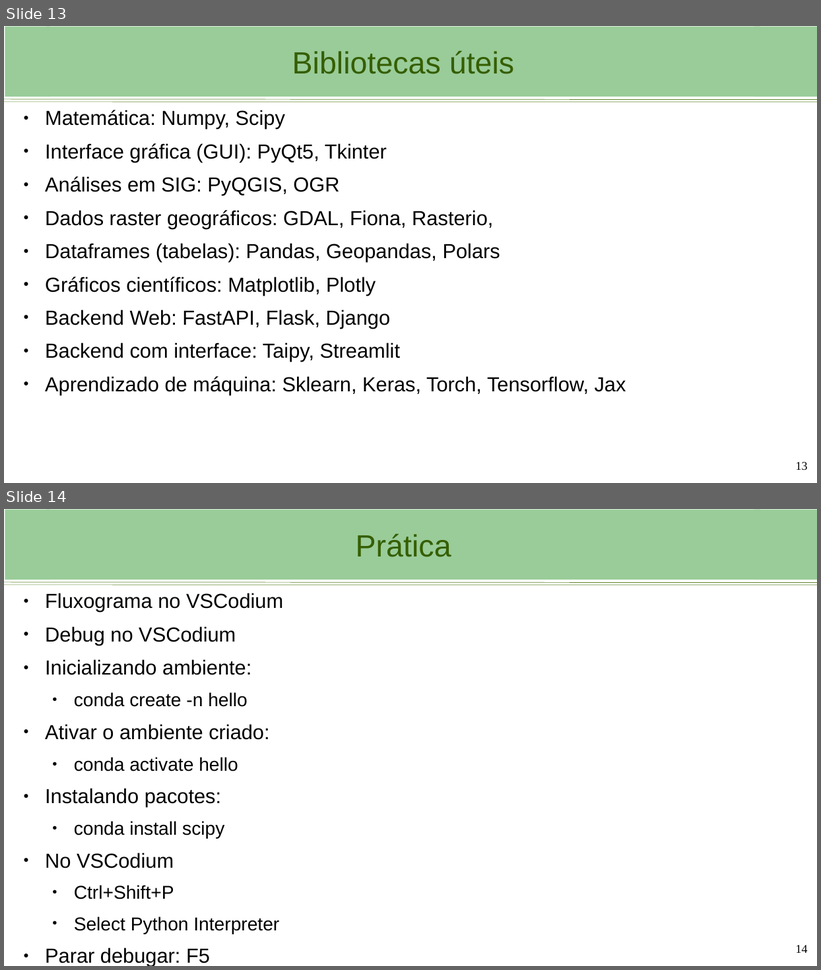
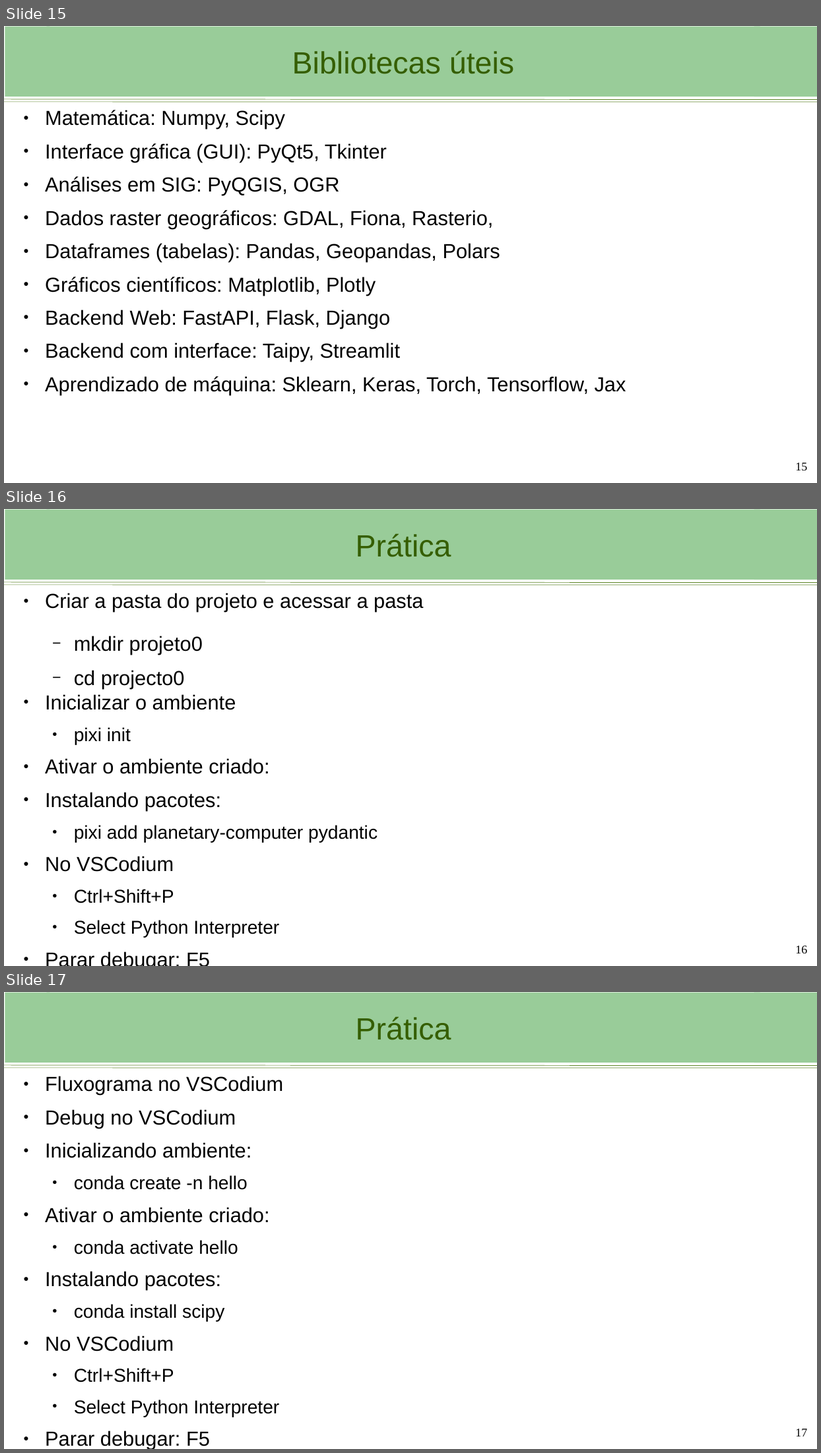
Before and after one commit to mauriciodev/progcart, a slide deck: aulas/Aula_1_Ambiente_de_desenvolvimento.pptx. Shown one above the other, each under a label of ours: slides 13 and 14 before the commit, slides 15, 16 and 17 after it. The pictures are 821x970 and 821x1453 pixels, drawn with LibreOffice and Linux fonts; fonts in the diff are those of the drawing; background and template pictures are left out. Boxes give left, top, right and bottom in pixels: in the first picture for what was removed or moved away, otherwise in the second. Text is boxed around its words. In the diff, an @@ line names an element or a change of style, - is before the commit and + after.

Commit message:
adicionando pixi

```diff
--- a/aulas/Aula_1_Ambiente_de_desenvolvimento.pptx
+++ b/aulas/Aula_1_Ambiente_de_desenvolvimento.pptx
@@ slide 16 added at (4,509,817,966), background #FFFFFF; not listed: 4 template elements that a slide beside it also shows @@
@@ title added at (47,510,760,580), fill #99CC99, 36.3 pt, text #355E00 @@
+Prática
@@ text added at (45,593,423,938), 24 pt, text #000000 @@
+● Criar a pasta do projeto e acessar a pasta
+  − mkdir projeto0
+  − cd projecto0
+● Inicializar o ambiente
+  ● pixi init
+● Ativar o ambiente criado:
+● Instalando pacotes:
+  ● pixi add planetary-computer pydantic
+● No VSCodium
+  ● Ctrl+Shift+P
+  ● Select Python Interpreter
+● Parar debugar: F5
@@ page number added at (795,946,807,954), 14 pt, text #000000 @@
+16
@@ what was slide 13 is now slide 15 @@
@@ page number at (795,463,807,471): text changed @@
-13
+15
@@ what was slide 14 is now slide 17 @@
@@ page number at (795,1429,807,1437): text changed @@
-14
+17
```
Also in this commit, not shown: 2 slides changed, 2 other slides added.
